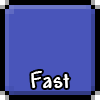
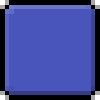
Two versions of the same layered image (100x100). Layer-by-layer changes:
hid "Text" over (31, 71, 70, 88)
hid group "old" (33 layers) over (29, 69, 72, 90)
